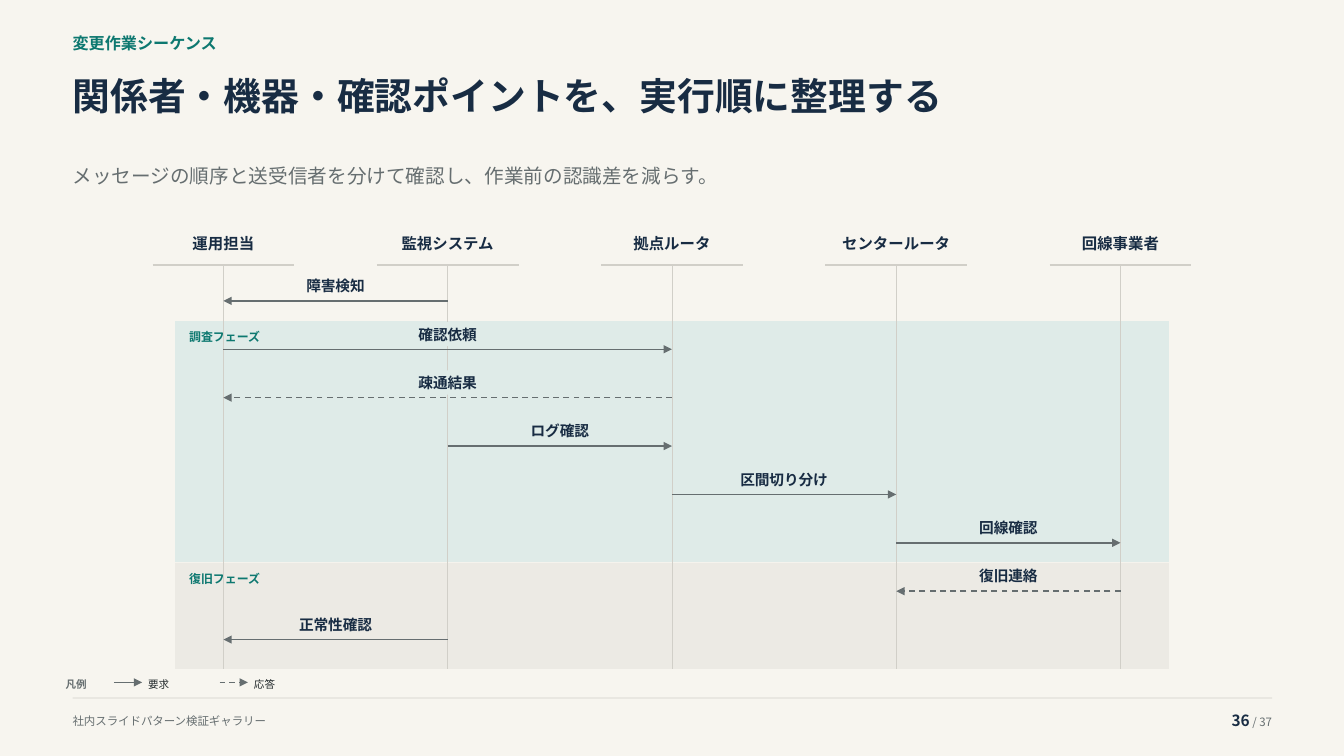
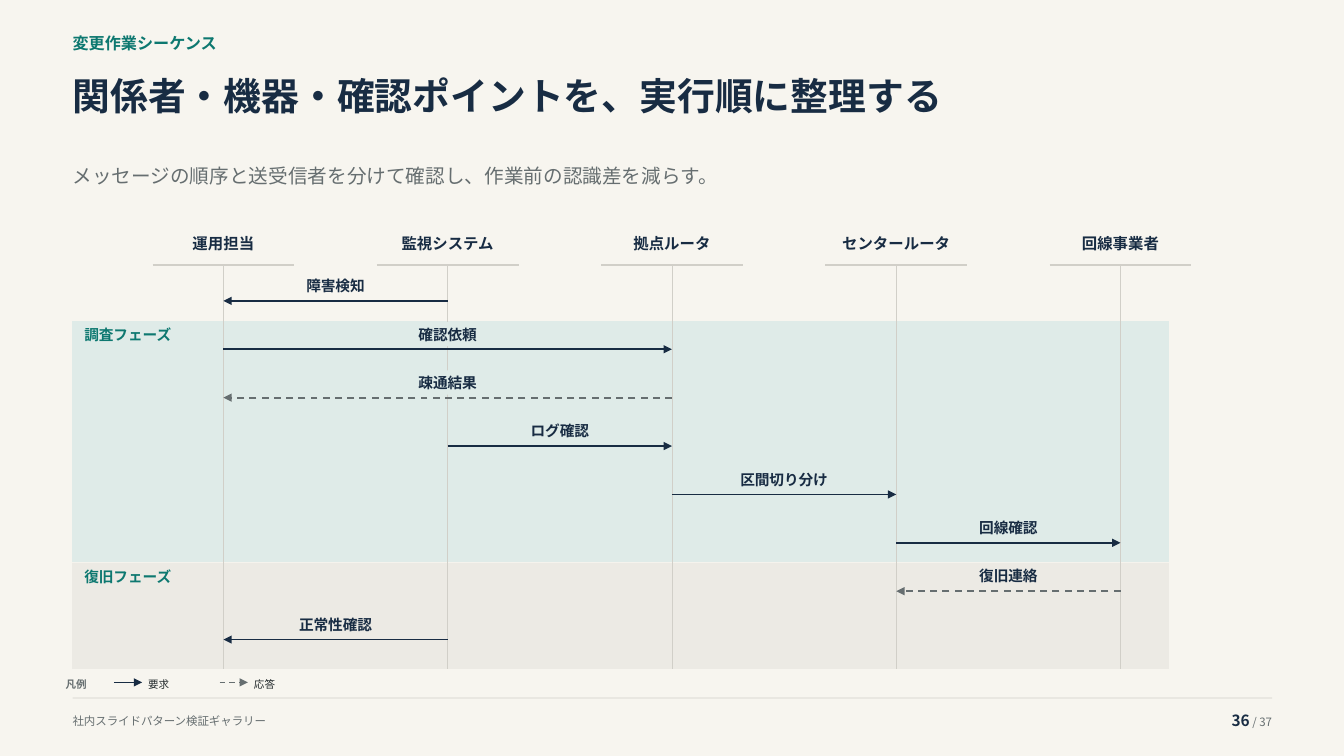
Before and after one commit to thinas1115/pptxdsl, a slide deck: slide 36 of examples/gallery/pattern_gallery.pptx. Drawn at 1344x756 pixels with LibreOffice and Linux fonts; fonts in the diff are those of the drawing. Boxes give left, top, right and bottom in pixels: in the first picture for what was removed or moved away, otherwise in the second. Text is boxed around its words. In the diff, an @@ line names an element or a change of style, - is before the commit and + after.

Commit message:
シーケンス図のフェーズ名専用欄と線の役割を改善する

```diff
--- a/examples/gallery/pattern_gallery.pptx
+++ b/examples/gallery/pattern_gallery.pptx
@@ rectangle: place and size @@
-rectangle at [175,322,1170,563]
+rectangle at [73,322,1170,563]
@@ text "調査フェーズ": place and size @@
-text "調査フェーズ" at [190,324,302,346]
+text "調査フェーズ" at [84,327,171,342]
@@ text "調査フェーズ" at [84,327,171,342]: size 8.5 to 10.5 pt; line spacing 1.3 to 1.05; vertical alignment middle to top @@
@@ arrow (448, 301) - (224, 301): stroke #666E70 1.05 pt to #182C43 1.25 pt @@
@@ arrow (224, 350) - (673, 350): stroke #666E70 1.05 pt to #182C43 1.25 pt @@
@@ arrow (673, 398) - (224, 398): stroke #666E70 1.05 pt dashed to #666E70 1.25 pt dashed @@
@@ arrow (448, 447) - (673, 447): stroke #666E70 1.05 pt to #182C43 1.25 pt @@
@@ arrow (673, 495) - (896, 495): stroke #666E70 1.05 pt to #182C43 1.25 pt @@
@@ rectangle: place and size @@
-rectangle at [175,564,1170,669]
+rectangle at [73,564,1170,669]
@@ text "復旧フェーズ" at [84,569,171,584]: size 8.5 to 10.5 pt; line spacing 1.3 to 1.05; vertical alignment middle to top @@
@@ text "復旧フェーズ": place and size @@
-text "復旧フェーズ" at [190,566,302,588]
+text "復旧フェーズ" at [84,569,171,584]
@@ arrow (896, 543) - (1121, 543): stroke #666E70 1.05 pt to #182C43 1.25 pt @@
@@ arrow (1121, 592) - (896, 592): stroke #666E70 1.05 pt dashed to #666E70 1.25 pt dashed @@
@@ arrow (448, 640) - (224, 640): stroke #666E70 1.05 pt to #182C43 1.25 pt @@
@@ arrow (114, 683) - (142, 683): stroke #666E70 1 pt to #182C43 1 pt @@
```
Also in this commit, not shown: 7 other files.
